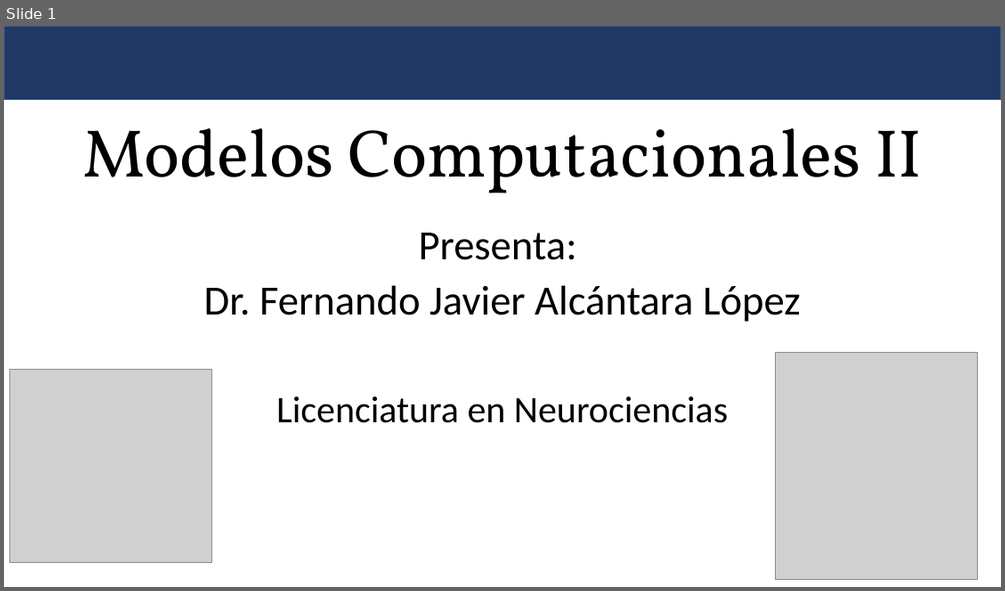
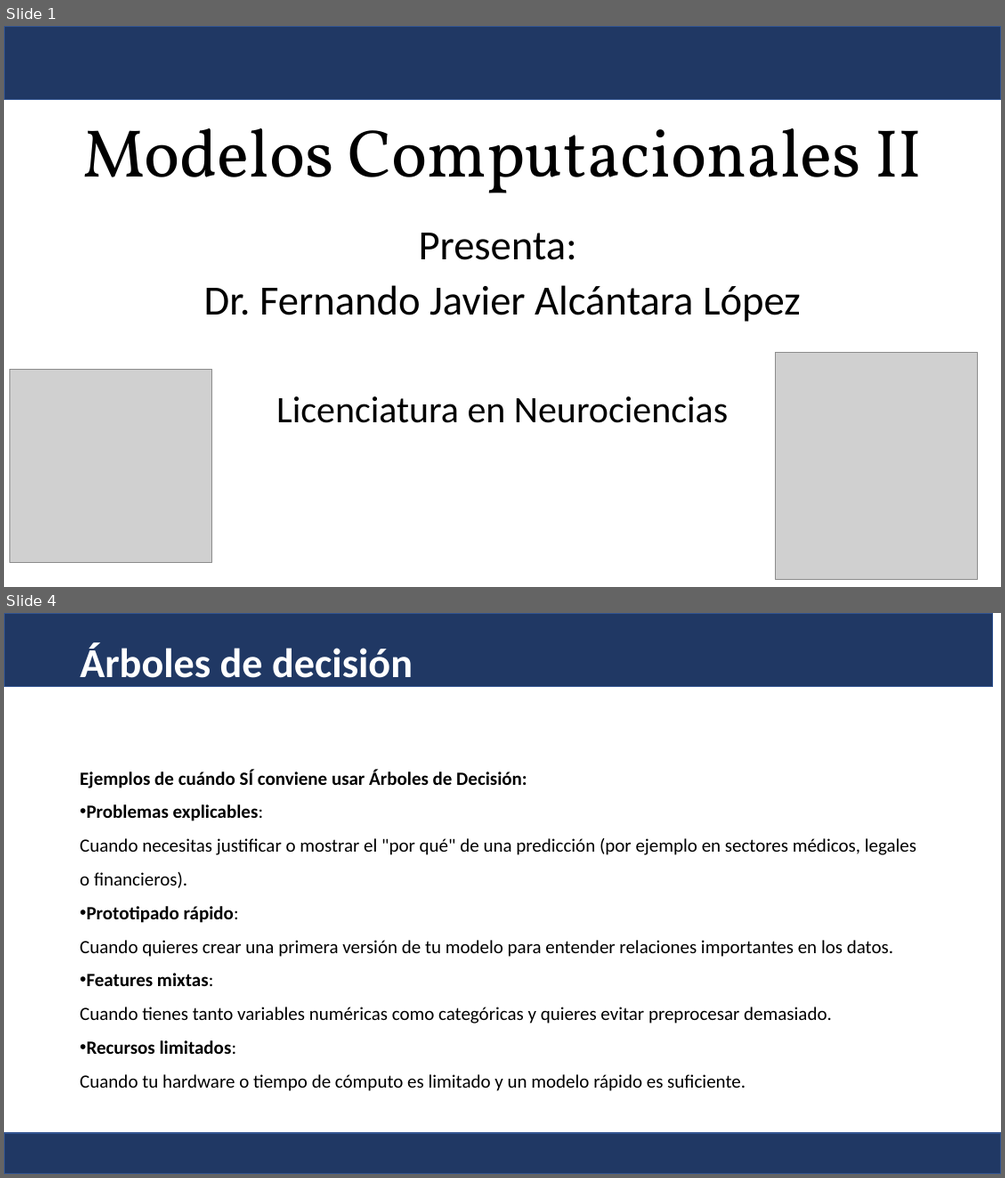
Before and after one commit to Fernando-JAL/Neurociencias-2025-2, a slide deck: S02_clases/05_decision_tree/árboles de decisión.pptx. Shown one above the other, each under a label of ours: slide 1 before the commit, slides 1 and 4 after it; the slides between them are not shown. The pictures are 1005x591 and 1005x1178 pixels, drawn with LibreOffice and Linux fonts; fonts in the diff are those of the drawing; grey boxes stand for pictures. Boxes give left, top, right and bottom in pixels: in the first picture for what was removed or moved away, otherwise in the second. Text is boxed around its words. In the diff, an @@ line names an element or a change of style, - is before the commit and + after.

```diff
--- a/S02_clases/05_decision_tree/árboles de decisión.pptx
+++ b/S02_clases/05_decision_tree/árboles de decisión.pptx
@@ slide 4 added at bbox=[4, 613, 1001, 1174], background #FFFFFF @@
@@ rectangle added at bbox=[4, 613, 993, 686], fill #203864, outline #325491 1 pt @@
@@ title added at bbox=[80, 643, 413, 688], 39.6 pt, text #FFFFFF, bold @@
+Árboles de decisión
@@ text added at bbox=[80, 769, 916, 1091], 18 pt, text #000000 @@
+Ejemplos de cuándo SÍ conviene usar Árboles de Decisión:
+• Problemas explicables:
+  Cuando necesitas justificar o mostrar el "por qué" de una predicción (por ejemplo en sectores médicos, legales o financieros).
+• Prototipado rápido:
+  Cuando quieres crear una primera versión de tu modelo para entender relaciones importantes en los datos.
+• Features mixtas:
+  Cuando tienes tanto variables numéricas como categóricas y quieres evitar preprocesar demasiado.
+• Recursos limitados:
+  Cuando tu hardware o tiempo de cómputo es limitado y un modelo rápido es suficiente.
@@ rectangle added at bbox=[4, 1133, 1001, 1174], fill #203864, outline #325491 1 pt @@
```
Also in this commit, not shown: 4 other slides added, 3 slides removed, 7 other files.
